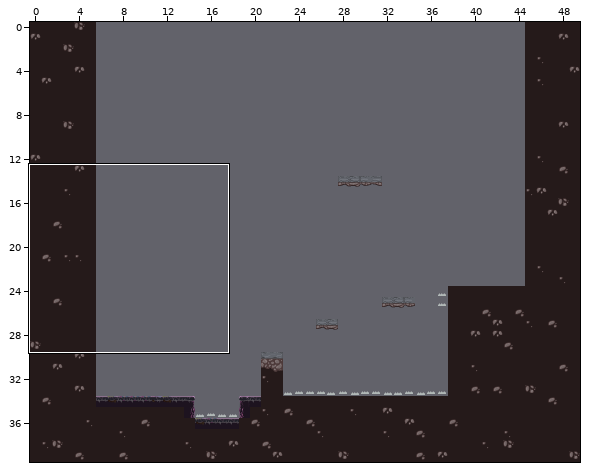
One commit to this Tiled map (JSON): Eudaemon/assets/levels/level1.json. Above: a wide view before the commit, with the close-up outlined.
Close-up. Before the commit:
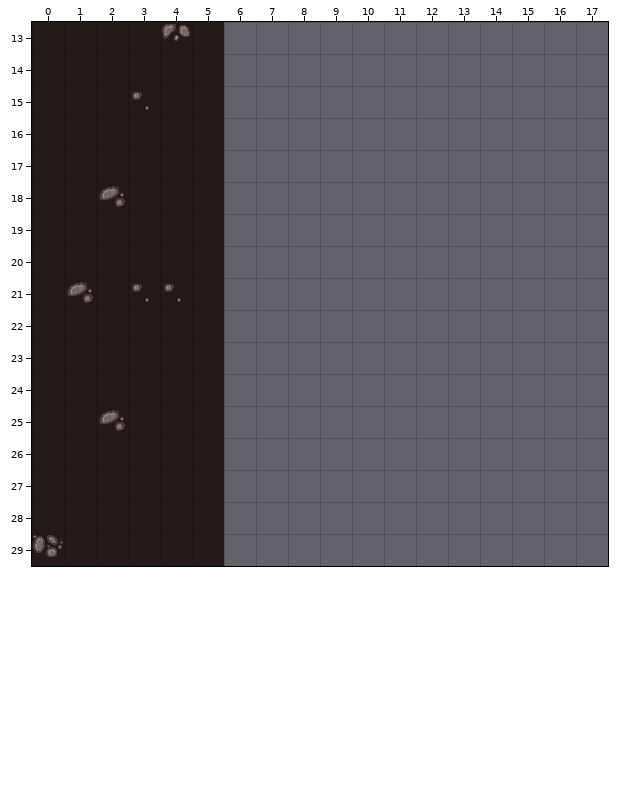
Cells are 32x32 px. Shown: x 0..17, y 13..29. The commit also changed other parts of the map, which this record leaves out.
Once edited:
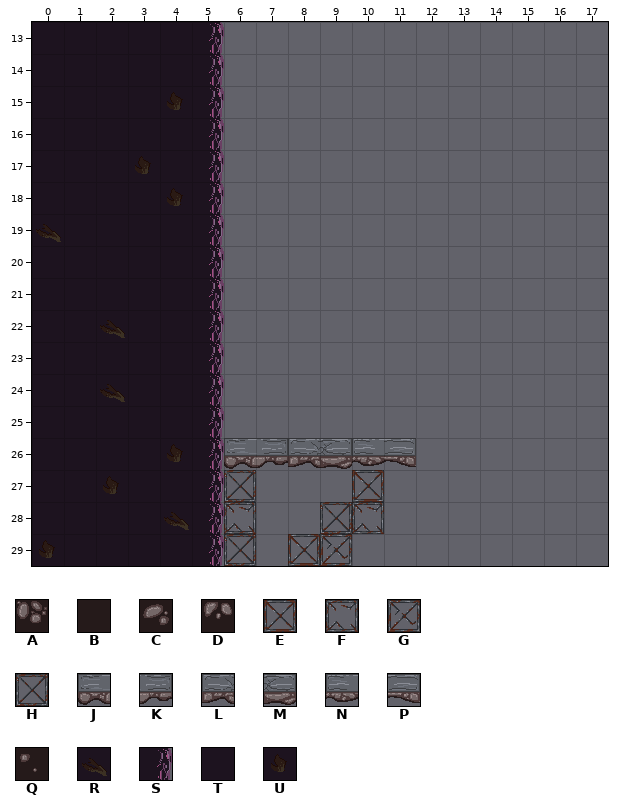
Key: from "Eudaemon Tilleset": A 10 "DeepDirt1x1A", B 11 "DeepDirt1x1B", C 12 "DeepDirt1x1C", D 16 "DirtDeepDirt1x1D", E 19 "Scaffolding1x1A", F 20 "Scaffolding1x1B", G 21 "Scaffolding1x1C", H 22 "Scaffolding1x1D", J 25 "ConcreteNoBottom2x1_1A", K 26 "ConcreteNoBottom2x1_2A", L 27 "ConcreteNoBottom2x1_1B", M 28 "ConcreteNoBottom2x1_2B", N 29 "ConcreteNoBottom2x1_1C", P 30 "ConcreteNoBottom2x1_2C", Q 53 "DeepDirt1x1D", R 89 "CorruptedDirtC", S 93 "CorruptedRightA", T 104 "CorruptedDirtA", U 105 "CorruptedDirtB".
_ is an empty cell.
Tiles replaced or removed in this view: A, B, C, D, Q.
Change:
Changed rows in their new state; . is an unchanged cell.
Layer "TileLayerFG":
first column x 0:
13 ....TS......
14 .....S......
15 ...TUS......
16 .....S......
17 ...U.S......
18 ..T.US......
19 R....S......
20 .....S......
21 .T.TTS......
22 ..R..S......
23 .....S......
24 ..R..S......
25 ..T..S......
26 ....USJKLMNP
27 ..U..SH...E.
28 ....RSF..HF.
29 U....SH.EG..
